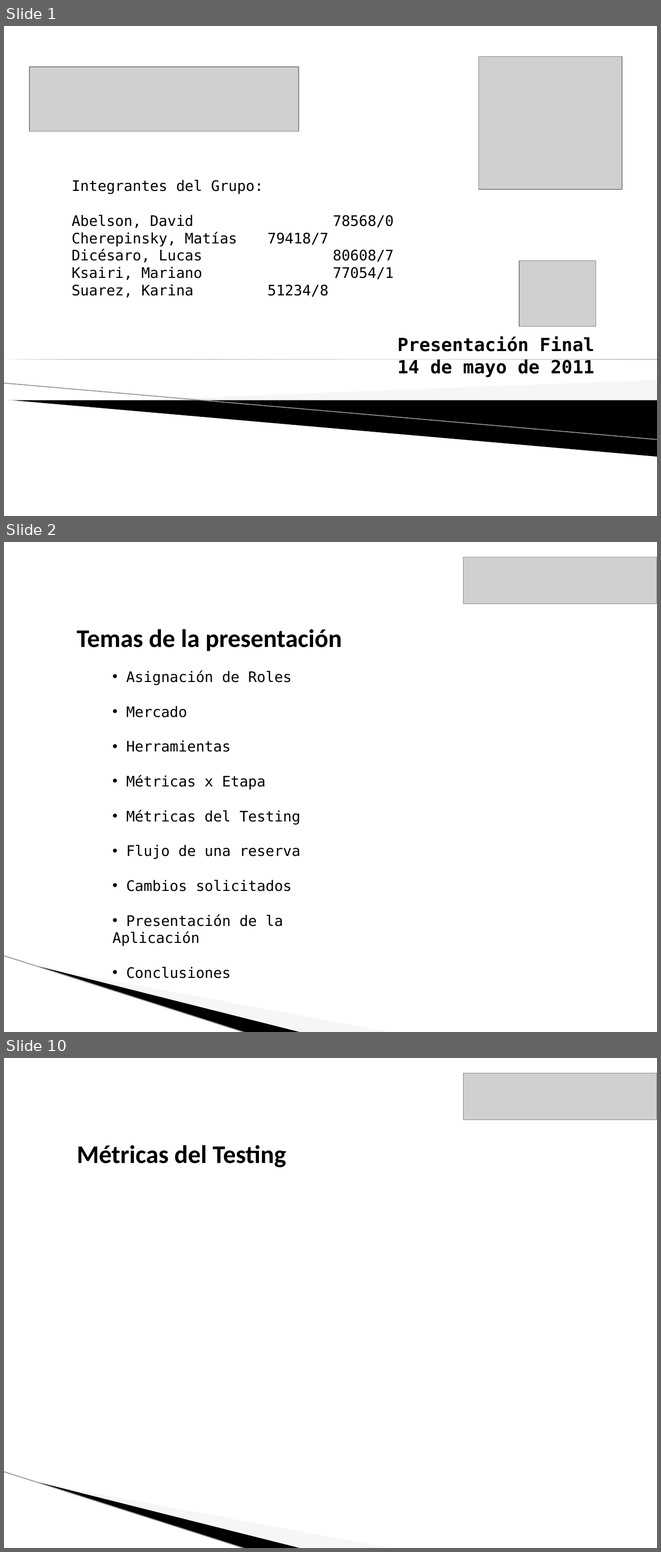
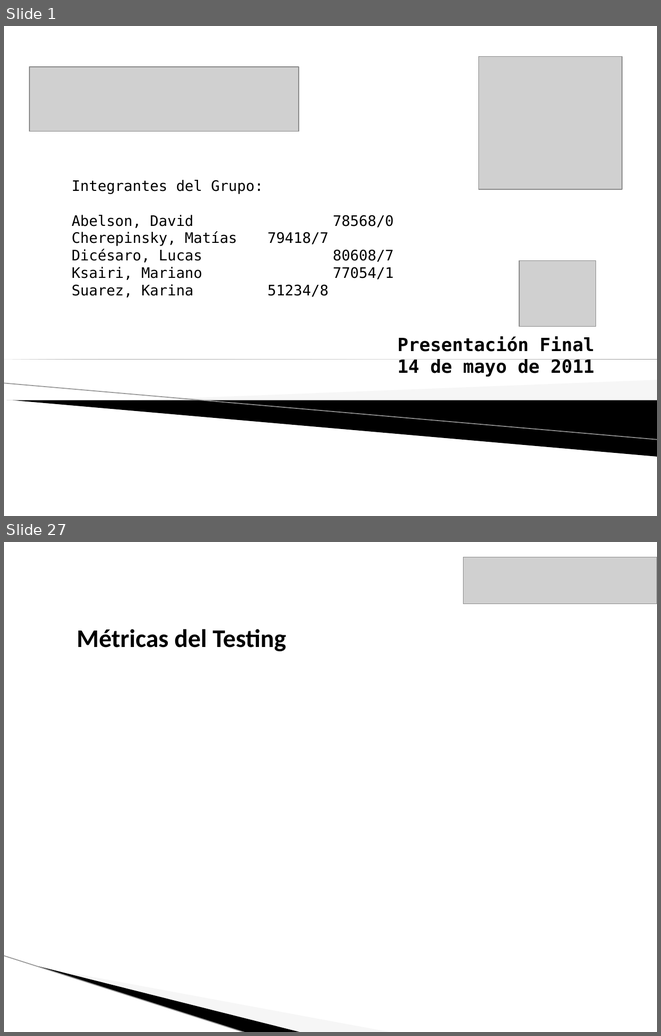
Before and after one commit to lucasdicesaro/reser-bar, a slide deck: documentacion/Presentacion Final ReserBar/Presentacion Final.pptx. Shown one above the other, each under a label of ours: slides 1, 2 and 10 before the commit, slides 1 and 27 after it; the slides between them are not shown. The pictures are 661x1552 and 661x1036 pixels, drawn with LibreOffice and Linux fonts; fonts in the diff are those of the drawing; grey boxes stand for pictures; background and template pictures are left out. Boxes give left, top, right and bottom in pixels: in the first picture for what was removed or moved away, otherwise in the second. Text is boxed around its words. In the diff, an @@ line names an element or a change of style, - is before the commit and + after.

```diff
--- a/documentacion/Presentacion Final ReserBar/Presentacion Final.pptx
+++ b/documentacion/Presentacion Final ReserBar/Presentacion Final.pptx
@@ slide 2 removed at (4, 542, 657, 1032), background #FFFFFF; not listed: 3 template elements that a slide beside it also shows @@
@@ picture removed at (463, 557, 657, 603) @@
@@ text removed at (77, 629, 342, 651) @@
-Temas de la presentación
@@ text removed at (113, 670, 300, 978) @@
-• Asignación de Roles
-• Mercado
-• Herramientas
-• Métricas x Etapa
-• Métricas del Testing
-• Flujo de una reserva
-• Cambios solicitados
-• Presentación de la Aplicación
-• Conclusiones
@@ what was slide 10 is now slide 27 @@
```
Also in this commit, not shown: 7 slides changed, 27 slides added, 6 other slides removed, 2 other files.
